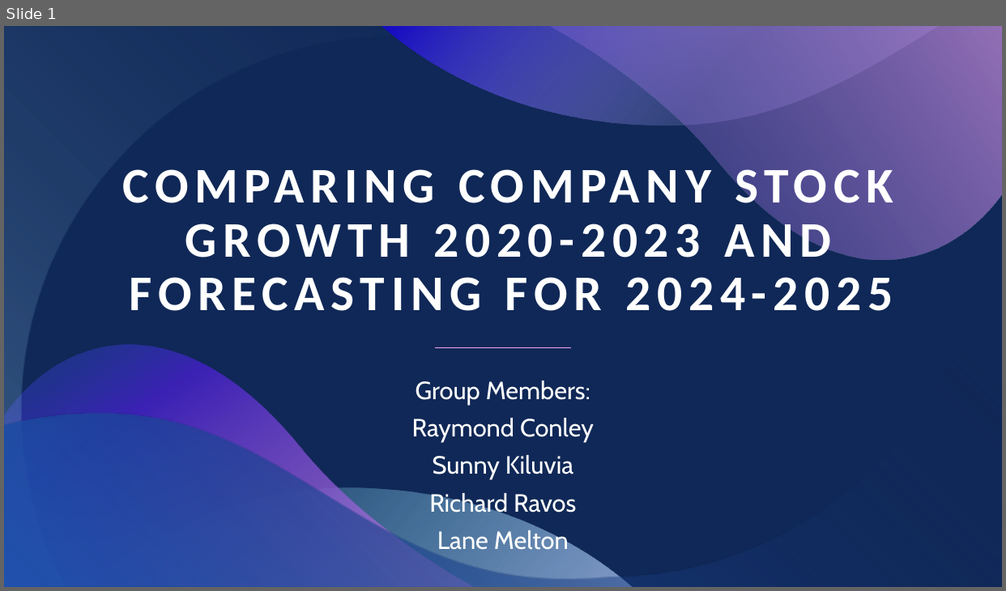
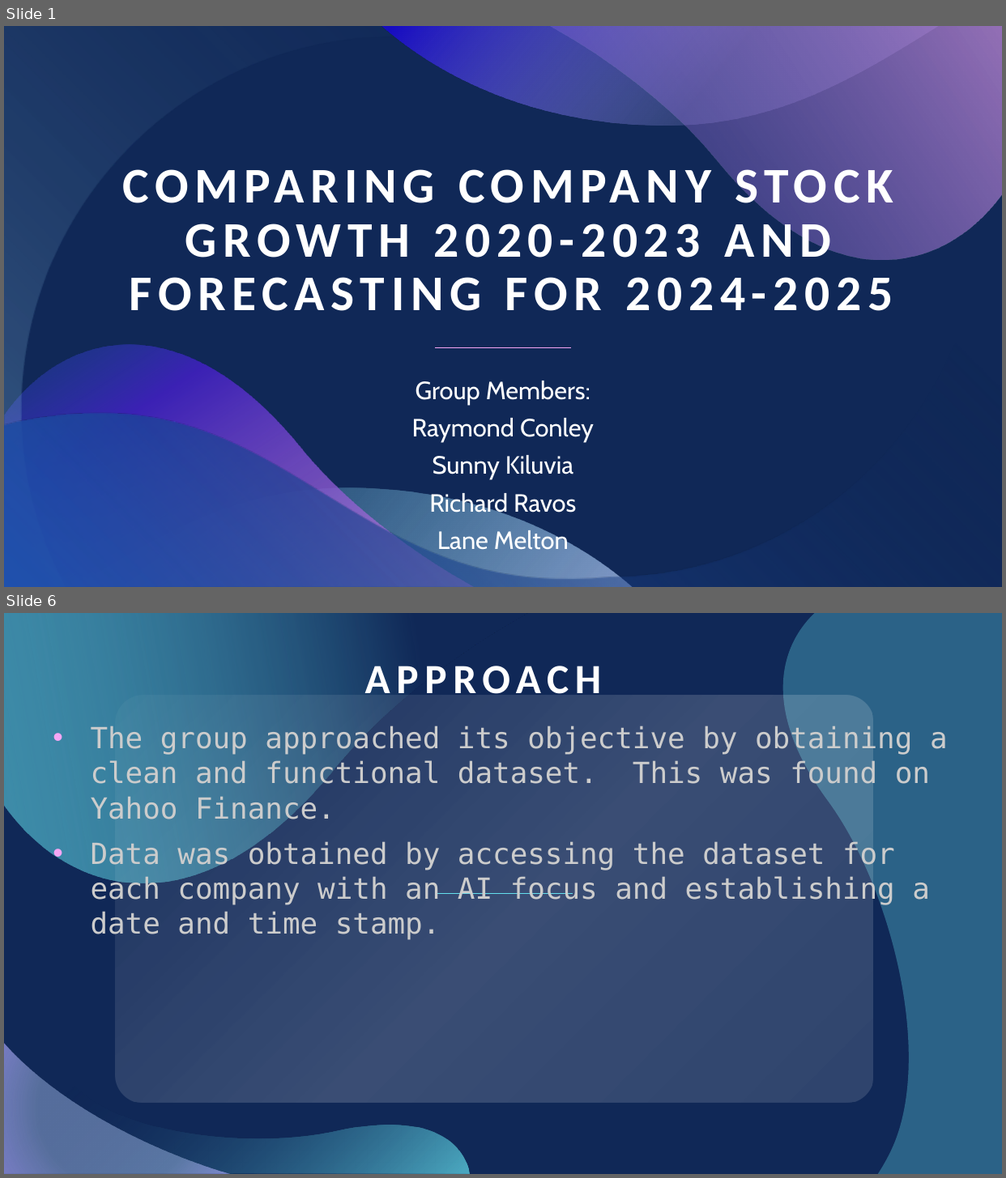
Before and after one commit to skiluvia/project1-varos-kiluvia-conley-melton, a slide deck: Project_1_Presentation.pptx. Shown one above the other, each under a label of ours: slide 1 before the commit, slides 1 and 6 after it; the slides between them are not shown. The pictures are 1006x591 and 1006x1178 pixels, drawn with LibreOffice and Linux fonts; fonts in the diff are those of the drawing. Boxes give left, top, right and bottom in pixels: in the first picture for what was removed or moved away, otherwise in the second. Text is boxed around its words. In the diff, an @@ line names an element or a change of style, - is before the commit and + after.

```diff
--- a/Project_1_Presentation.pptx
+++ b/Project_1_Presentation.pptx
@@ slide 6 added at <box>4,613,1002,1174</box>, background #102857 @@
@@ freeform shape added at <box>4,613,527,884</box>, fill gradient #102857 to #64DFED @@
@@ freeform shape added at <box>783,613,1002,1174</box>, fill #64DFED at 32% opacity @@
@@ title added at <box>365,666,602,694</box>, 40 pt, text #FFFFFF, bold @@
+APPROACH
@@ rounded rectangle added at <box>116,696,872,1102</box>, fill gradient #FFFFFF @@
@@ subtitle added at <box>91,725,948,940</box>, 28 pt, text #CCCCCC @@
+• The group approached its objective by obtaining a clean and functional dataset. This was found on Yahoo Finance.
+• Data was obtained by accessing the dataset for each company with an AI focus and establishing a date and time stamp.
@@ line added from (572, 894) to (437, 894), #64DFED 0.5 pt @@
@@ freeform shape added at <box>4,1011,469,1174</box>, fill gradient #64DFED to #102857 @@
@@ freeform shape added at <box>4,1043,231,1174</box>, fill gradient #ABC3F0 to #AAA5F9 @@
```
Also in this commit, not shown: 1 slide changed, 12 other slides added, 13 slides removed.
